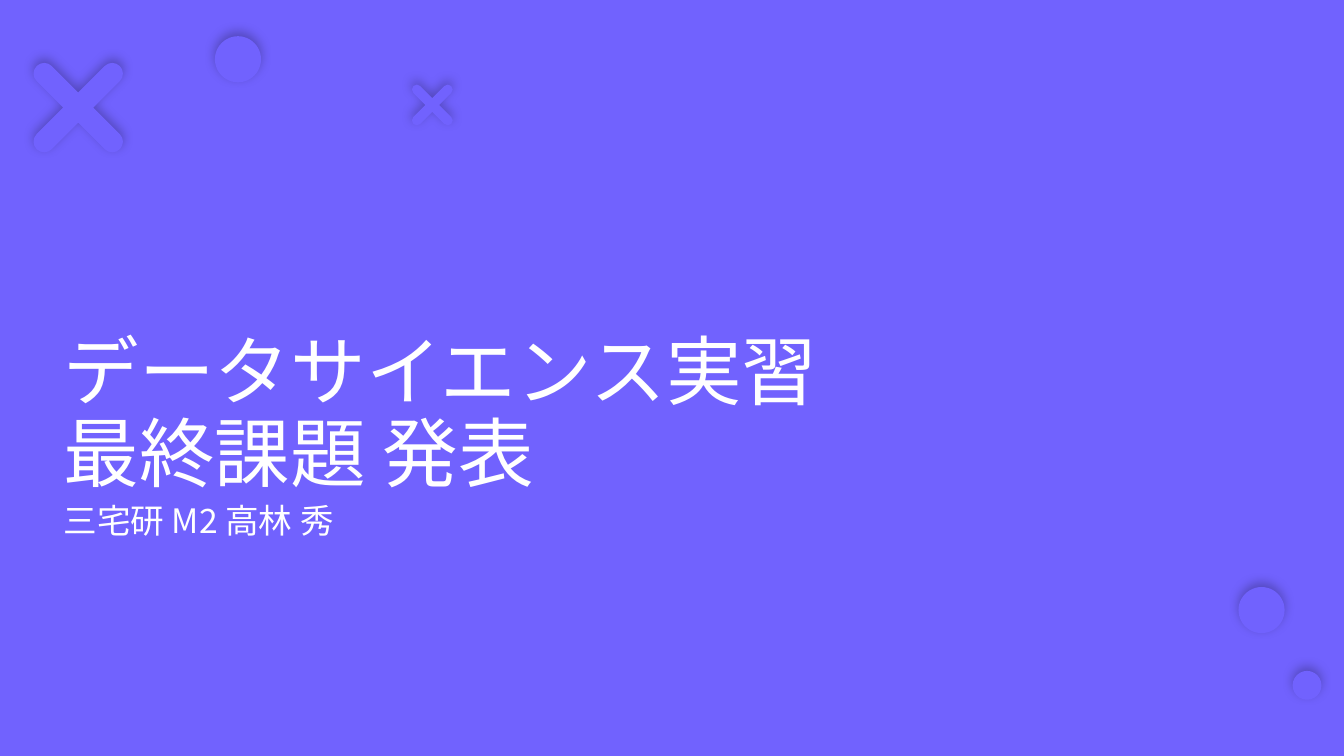
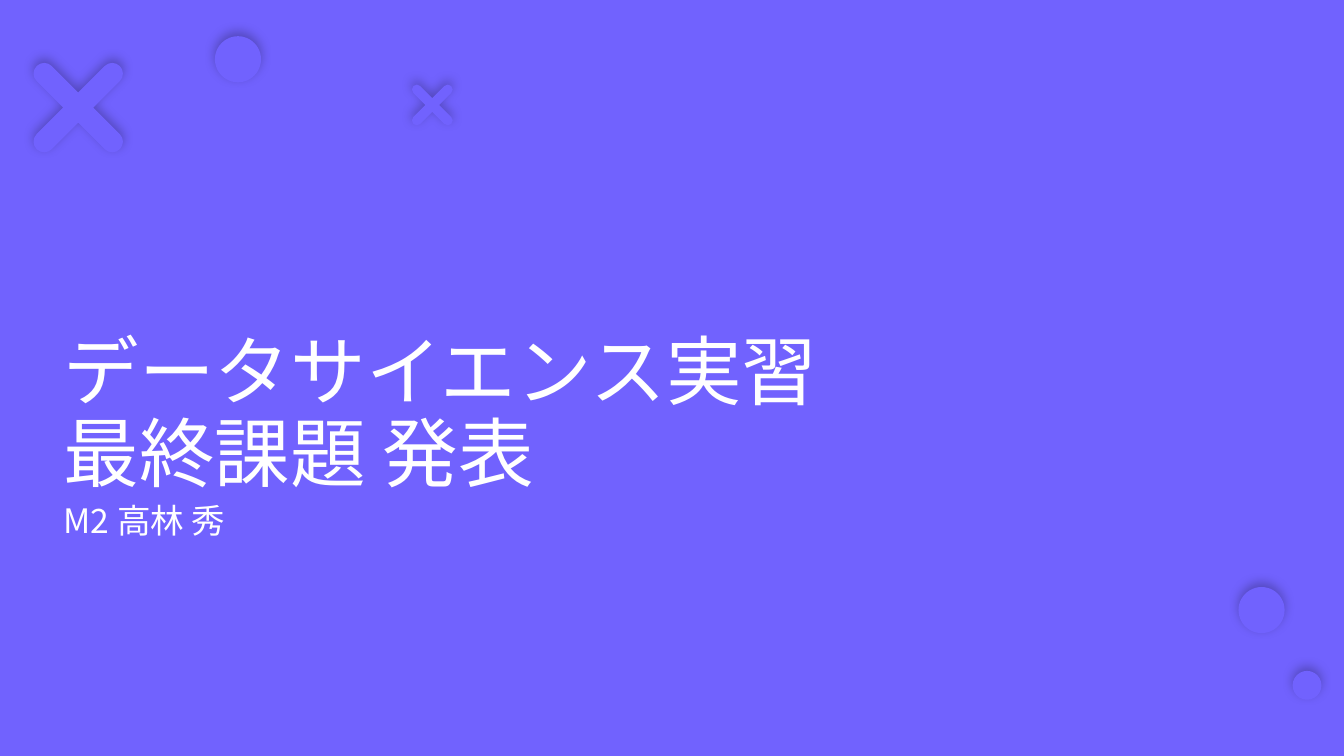
Before and after one commit to tsyu12345/Class_DataScienceEX, a slide deck: slide 1 of 最終課題用/report-23vr008n.pptx. Drawn at 1344x756 pixels with LibreOffice and Linux fonts; fonts in the diff are those of the drawing. Boxes give left, top, right and bottom in pixels: in the first picture for what was removed or moved away, otherwise in the second. Text is boxed around its words. In the diff, an @@ line names an element or a change of style, - is before the commit and + after.

```diff
--- a/最終課題用/report-23vr008n.pptx
+++ b/最終課題用/report-23vr008n.pptx
@@ text at (64,504,226,536): text changed @@
-三宅研 M2 高林 秀
+M2 高林 秀
```
Also in this commit, not shown: 8 other slides changed, 2 slides added, 1 slide removed, 1 other file.
